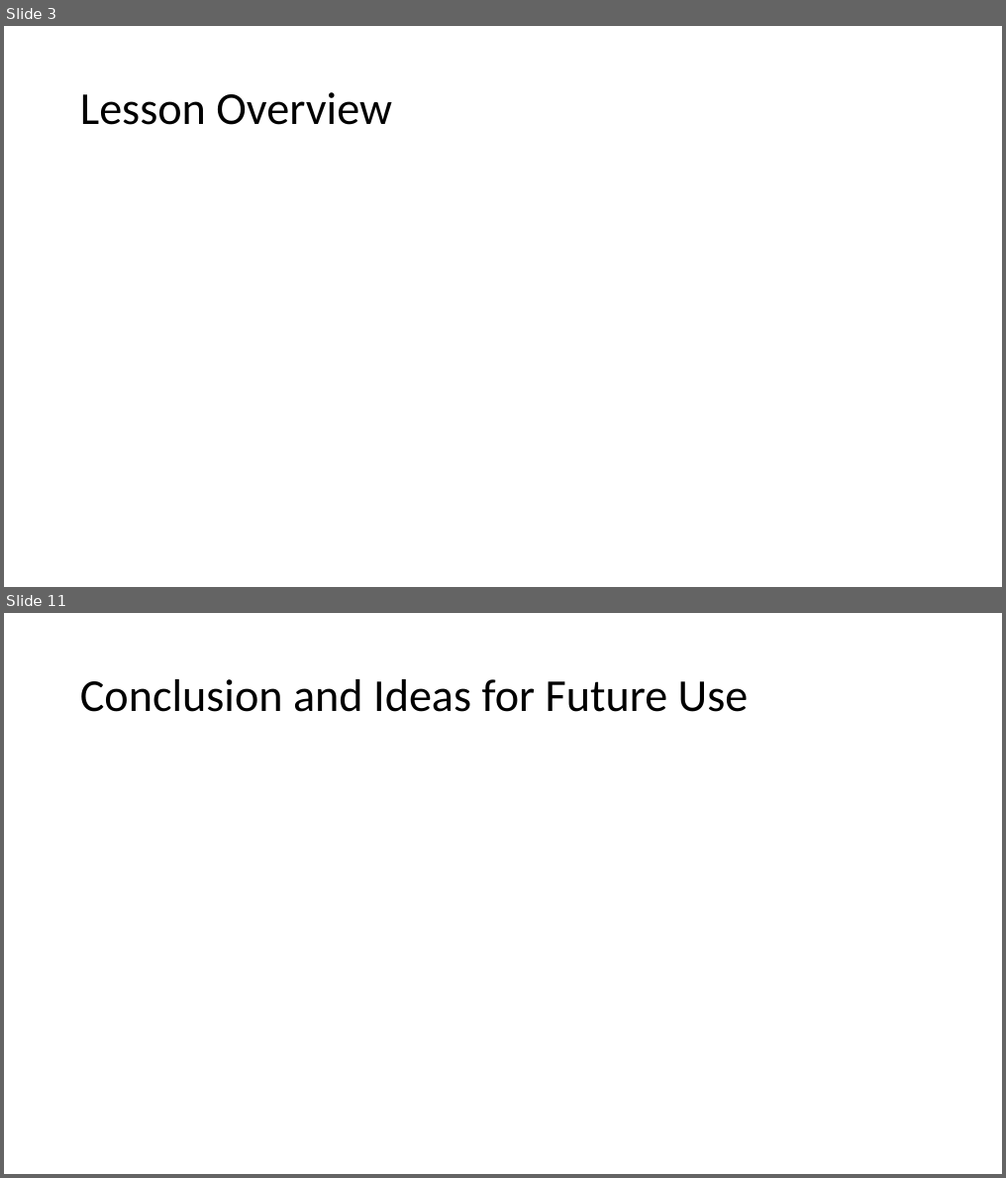
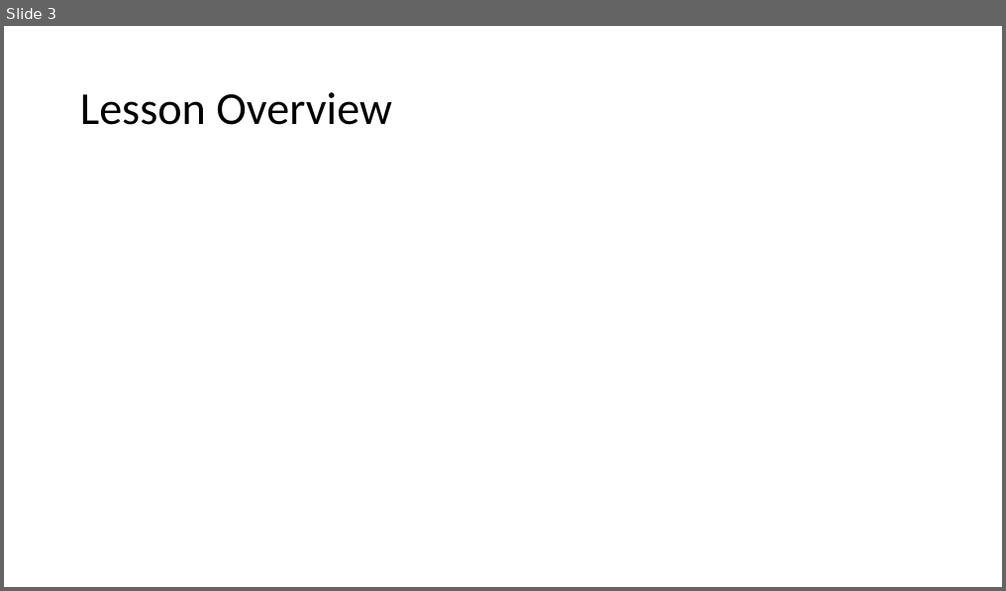
Before and after one commit to nbv3/math465_tsne, a slide deck: math465_tsne.pptx. Shown one above the other, each under a label of ours: slides 3 and 11 before the commit, slide 3 after it; the slides between them are not shown. The pictures are 1006x1178 and 1006x591 pixels, drawn with LibreOffice and Linux fonts; fonts in the diff are those of the drawing; grey boxes stand for pictures. Boxes give left, top, right and bottom in pixels: in the first picture for what was removed or moved away, otherwise in the second. Text is boxed around its words. In the diff, an @@ line names an element or a change of style, - is before the commit and + after.

```diff
--- a/math465_tsne.pptx
+++ b/math465_tsne.pptx
@@ slide 11 removed at (4, 613, 1002, 1174), background #FFFFFF @@
@@ title removed at (80, 679, 748, 712) @@
-Conclusion and Ideas for Future Use
```
Also in this commit, not shown: 4 slides changed, 3 slides added, 2 other slides removed.
